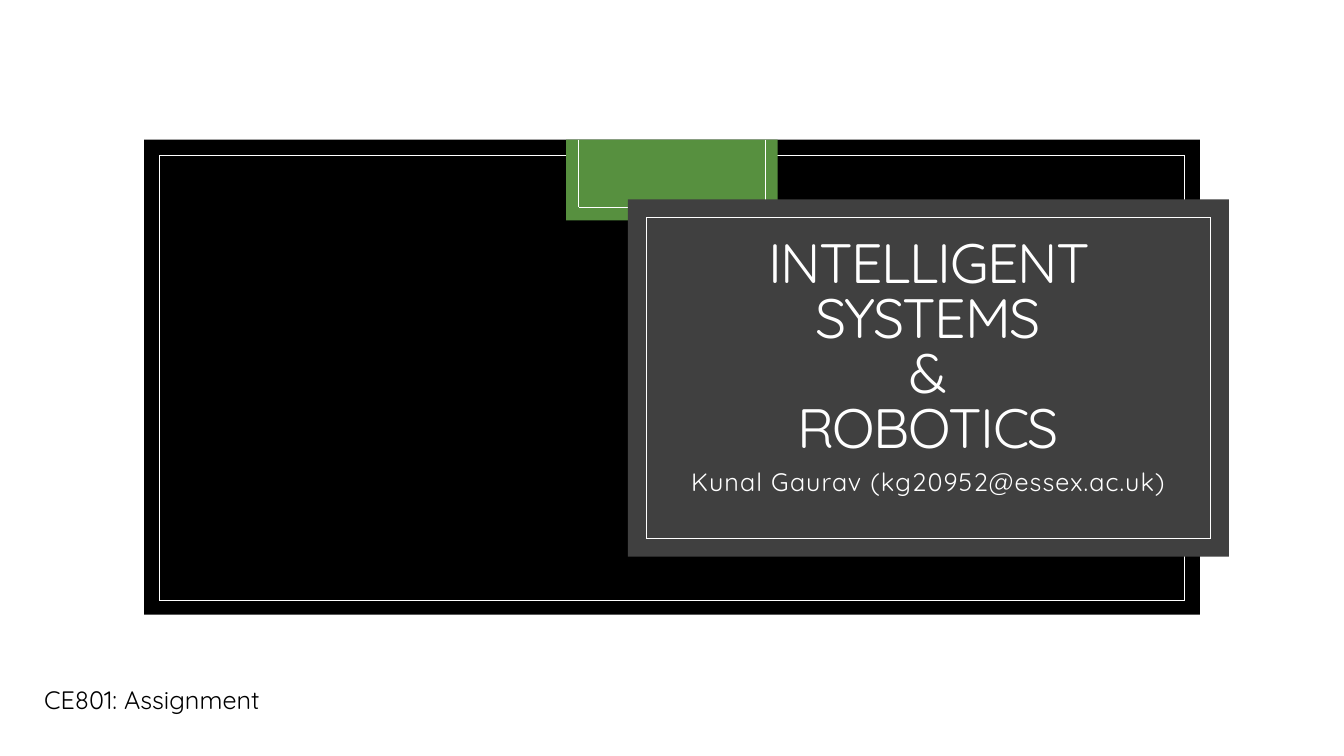
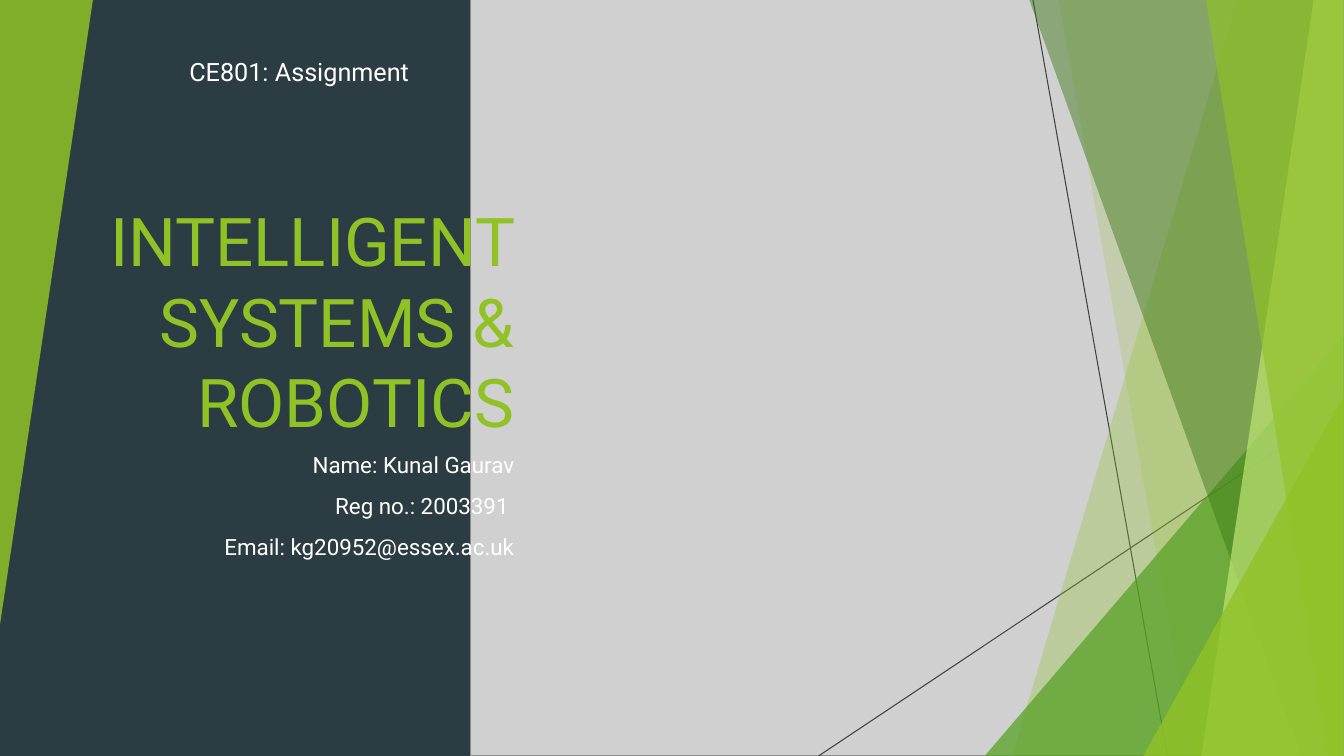
Before and after one commit to kunalgaurav18/FuzzyLogic, a slide deck: slide 1 of Intelligent Systems.pptx. Drawn at 1344x756 pixels with LibreOffice and Linux fonts; fonts in the diff are those of the drawing; grey boxes stand for pictures; background and template pictures are left out. Boxes give left, top, right and bottom in pixels: in the first picture for what was removed or moved away, otherwise in the second. Text is boxed around its words. In the diff, an @@ line names an element or a change of style, - is before the commit and + after.

```diff
--- a/Intelligent Systems.pptx
+++ b/Intelligent Systems.pptx
@@ background picture (left out) to #2C3C43 @@
@@ rectangle removed at (0, 0, 1344, 756) @@
@@ group added at (0, 0, 1344, 756): 5 freeform shapes, 3 triangles, 2 lines @@
@@ picture added at (471, 0, 1344, 756) @@
@@ freeform shape added at (1012, 0, 1344, 756), fill #90C226 at 30% opacity @@
@@ freeform shape added at (1029, 0, 1344, 756), fill #3F7819 at 47% opacity @@
@@ line added from (1033, 0) to (1168, 756), #404040 0.75 pt @@
@@ freeform shape added at (1059, 0, 1344, 756), fill #90C226 at 20% opacity @@
@@ freeform shape added at (1202, 0, 1344, 756), fill #C0E474 at 70% opacity @@
@@ freeform shape added at (1206, 0, 1344, 756), fill #90C226 at 65% opacity @@
@@ text "CE801: Assignment": place and size @@
-text "CE801: Assignment" at (44, 691, 260, 714)
+text "CE801: Assignment" at (189, 63, 409, 87)
@@ text "CE801: Assignment" at (189, 63, 409, 87): font Quicksand to Roboto, text colour #000000 to #FFFFFF; alignment left to centre; more space between paragraphs @@
@@ rectangle removed at (144, 140, 1200, 615) @@
@@ rectangle removed at (567, 140, 778, 221) @@
@@ line removed from (579, 140) to (579, 208) @@
@@ line removed from (765, 140) to (765, 208) @@
@@ rectangle removed at (159, 155, 1185, 600) @@
@@ title "INTELLIGENT SYSTEMS & ROBOTICS": place and size @@
-title "INTELLIGENT SYSTEMS & ROBOTICS" at (768, 243, 1090, 449)
+title "INTELLIGENT SYSTEMS & ROBOTICS" at (110, 204, 515, 443)
@@ title "INTELLIGENT SYSTEMS & ROBOTICS" at (110, 204, 515, 443): size 39.6 to 48 pt, font Quicksand to Roboto, text colour #FFFFFF to #90C226, letter spacing -1 to 0 pt; alignment centre to right; line spacing 0.83 to 1; vertical alignment middle to bottom @@
@@ line removed from (579, 208) to (765, 208) @@
@@ rectangle removed at (628, 200, 1229, 557) @@
@@ rectangle removed at (646, 218, 1211, 538) @@
@@ triangle added at (985, 336, 1344, 756), fill #54A021 at 72% opacity @@
@@ line added from (1344, 406) to (819, 756), #404040 0.75 pt @@
@@ triangle added at (1143, 396, 1344, 756), fill #90C226 at 80% opacity @@
@@ subtitle at (224, 453, 515, 561): text changed; size 18 to 16 pt; font Quicksand to Roboto @@
-Kunal Gaurav (kg20952@essex.ac.uk)
+Name: Kunal Gaurav
+Reg no.: 2003391
+Email: kg20952@essex.ac.uk
```
Also in this commit, not shown: 8 other slides changed, 6 slides added, 4 slides removed, 4 other files.
